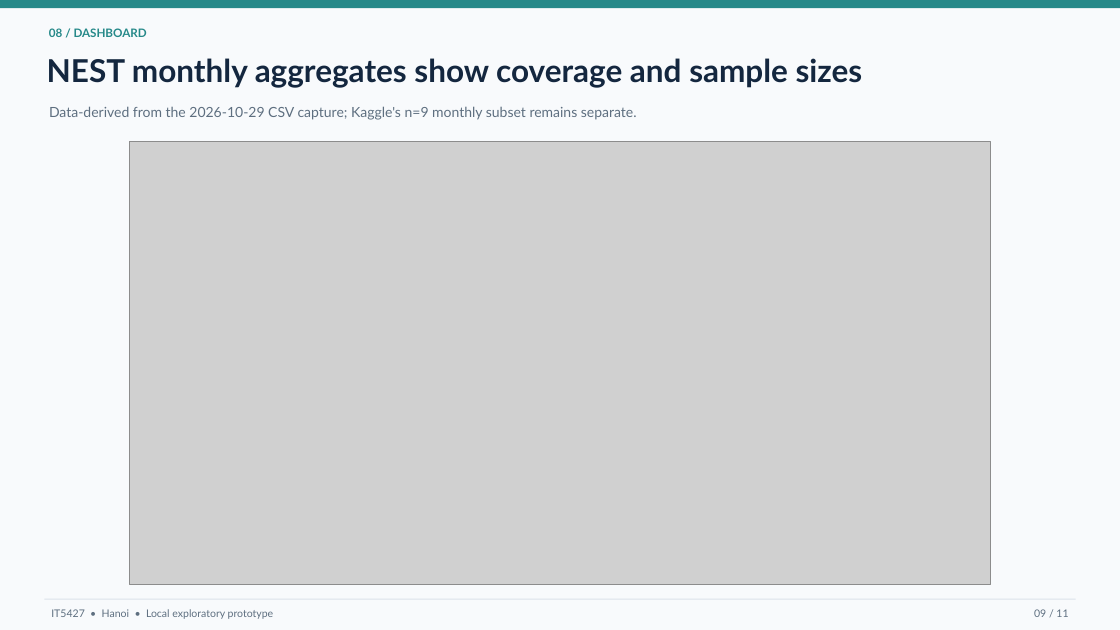
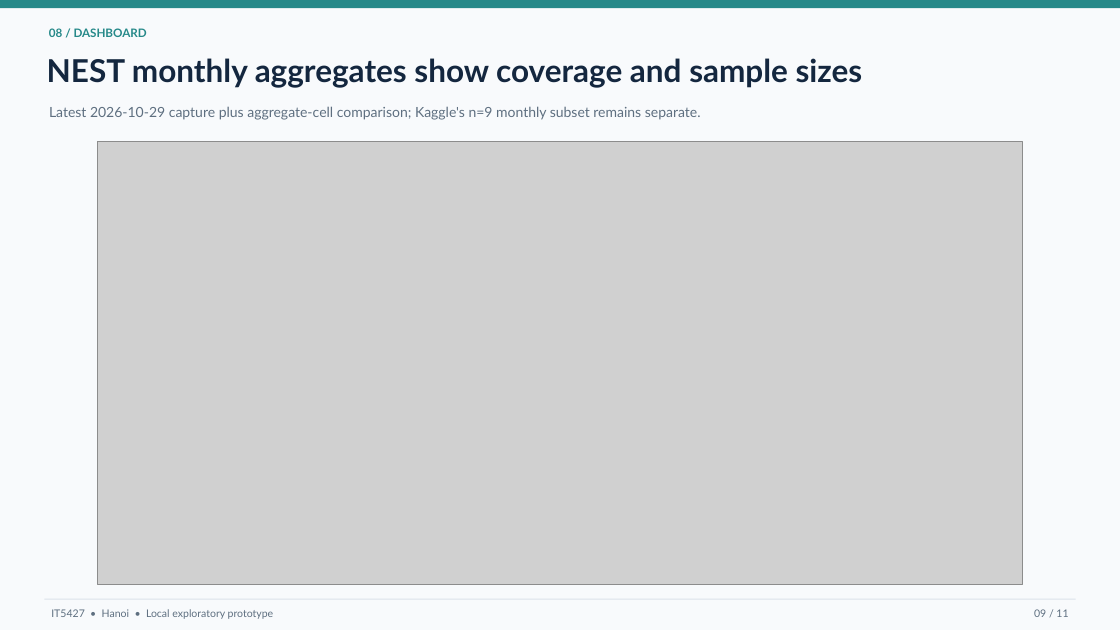
Before and after one commit to anhnd210020/apartment-rental-hanoi, a slide deck: slide 9 of docs/IT5427_final_presentation.pptx. Drawn at 1120x630 pixels with LibreOffice and Linux fonts; fonts in the diff are those of the drawing; grey boxes stand for pictures. Boxes give left, top, right and bottom in pixels: in the first picture for what was removed or moved away, otherwise in the second. Text is boxed around its words. In the diff, an @@ line names an element or a change of style, - is before the commit and + after.

Commit message:
Finalize Oct 29 submission audit and NEST comparison

```diff
--- a/docs/IT5427_final_presentation.pptx
+++ b/docs/IT5427_final_presentation.pptx
@@ text at [49, 106, 701, 120]: text changed @@
-Data-derived from the 2026-10-29 CSV capture; Kaggle's n=9 monthly subset remains separate.
+Latest 2026-10-29 capture plus aggregate-cell comparison; Kaggle's n=9 monthly subset remains separate.
@@ picture: place and size @@
-picture at [129, 141, 991, 585]
+picture at [97, 141, 1022, 585]
```
Also in this commit, not shown: 3 other slides changed, 43 other files.
